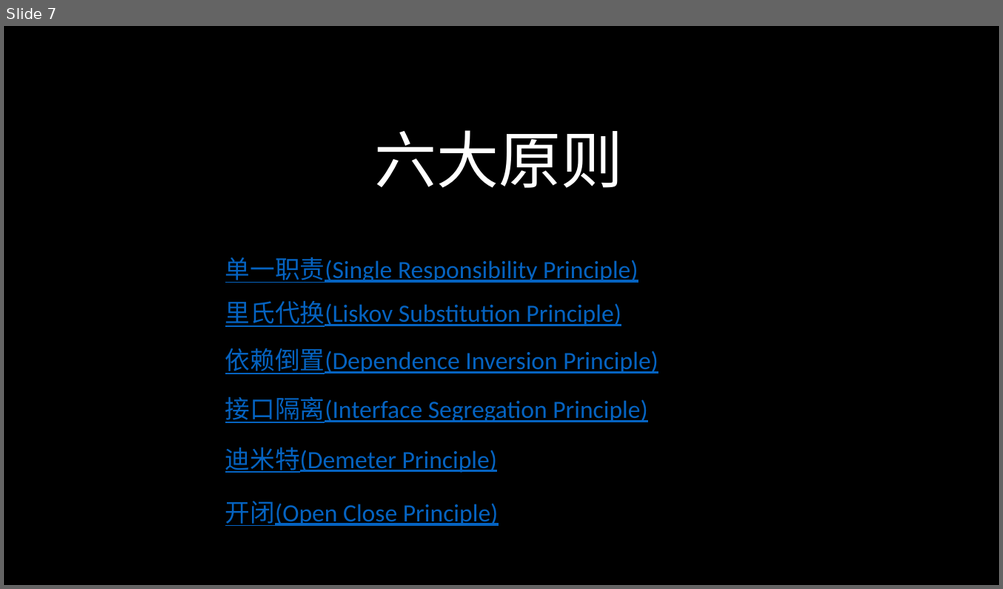
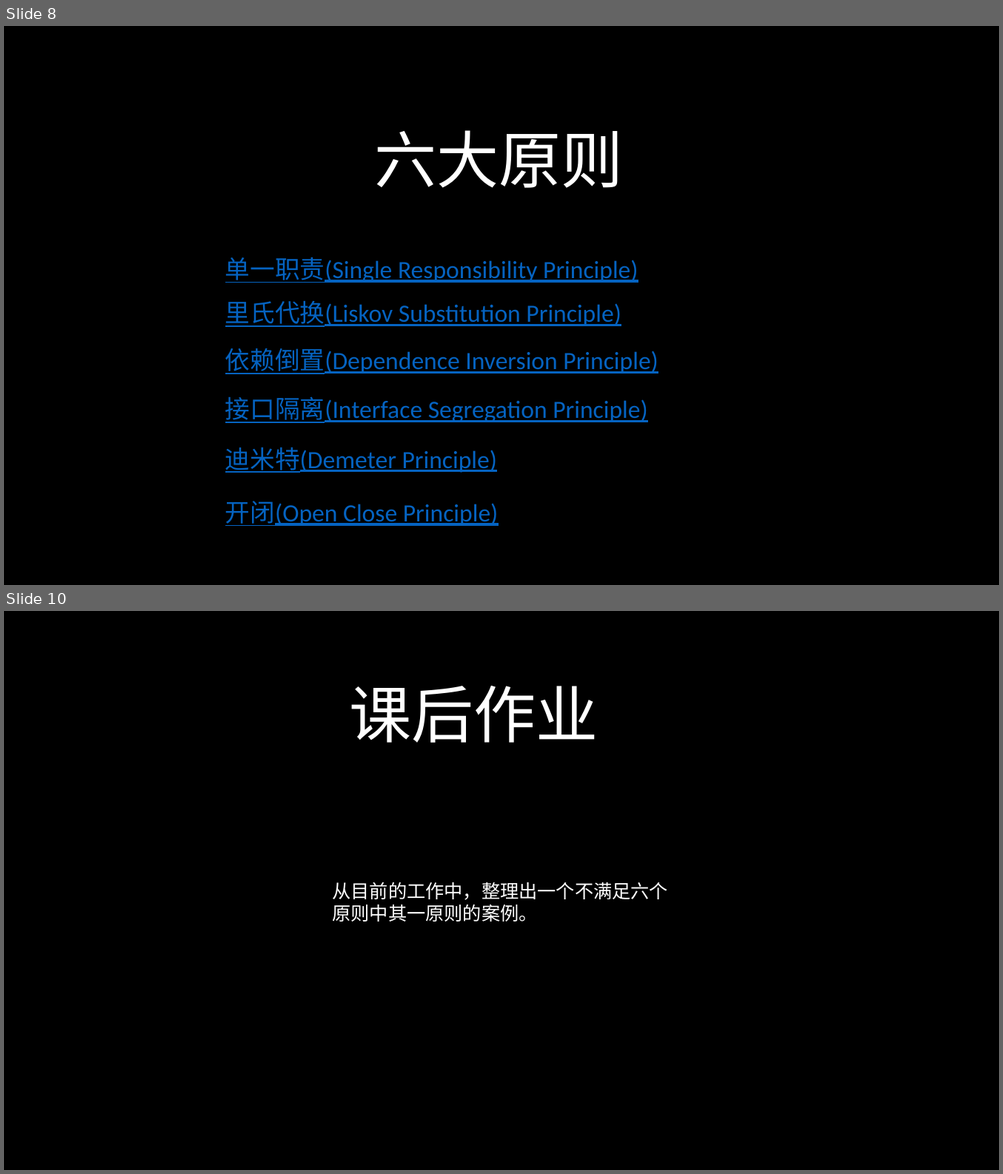
Before and after one commit to 643364103/design, a slide deck: designpattern/ppt/设计模式（一）.pptx. Shown one above the other, each under a label of ours: slide 7 before the commit, slides 8 and 10 after it; the slides between them are not shown. The pictures are 1003x589 and 1003x1174 pixels, drawn with LibreOffice and Linux fonts; fonts in the diff are those of the drawing. Boxes give left, top, right and bottom in pixels: in the first picture for what was removed or moved away, otherwise in the second. Text is boxed around its words. In the diff, an @@ line names an element or a change of style, - is before the commit and + after.

```diff
--- a/designpattern/ppt/设计模式（一）.pptx
+++ b/designpattern/ppt/设计模式（一）.pptx
@@ slide 10 added at <box>4,611,999,1170</box>, background #000000 @@
@@ text added at <box>350,686,598,743</box>, 60 pt, text #FFFFFF @@
+课后作业
@@ text added at <box>332,882,668,922</box>, 18 pt, text #FFFFFF @@
+从目前的工作中，整理出一个不满足六个原则中其一原则的案例。
@@ what was slide 7 is now slide 8 @@
```
Also in this commit, not shown: 5 slides changed, 1 other slide added, 5 other files.
